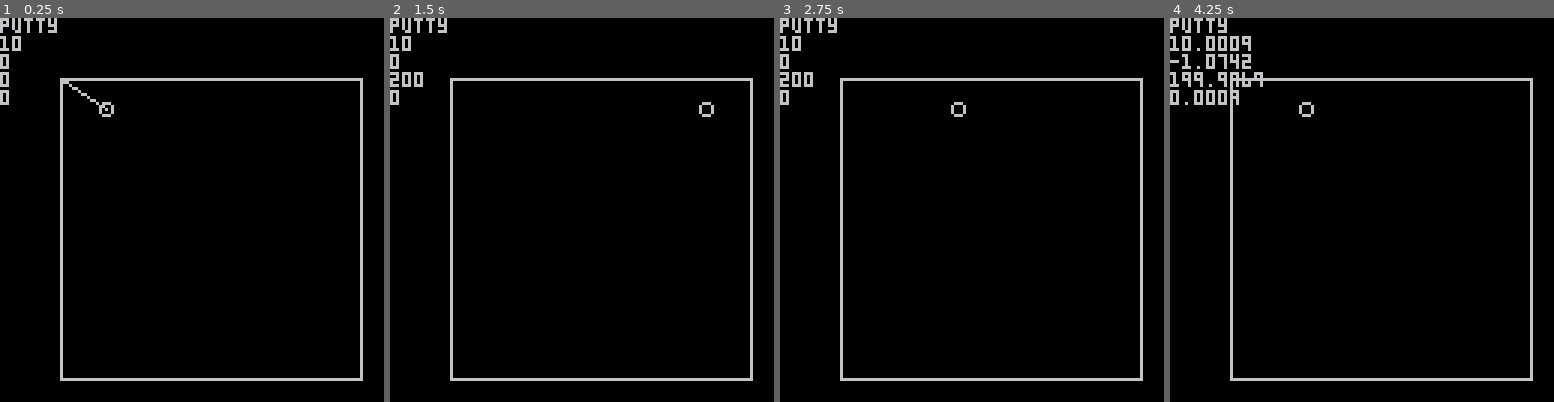
Above: before the commit, frames 1-4 (left to right).
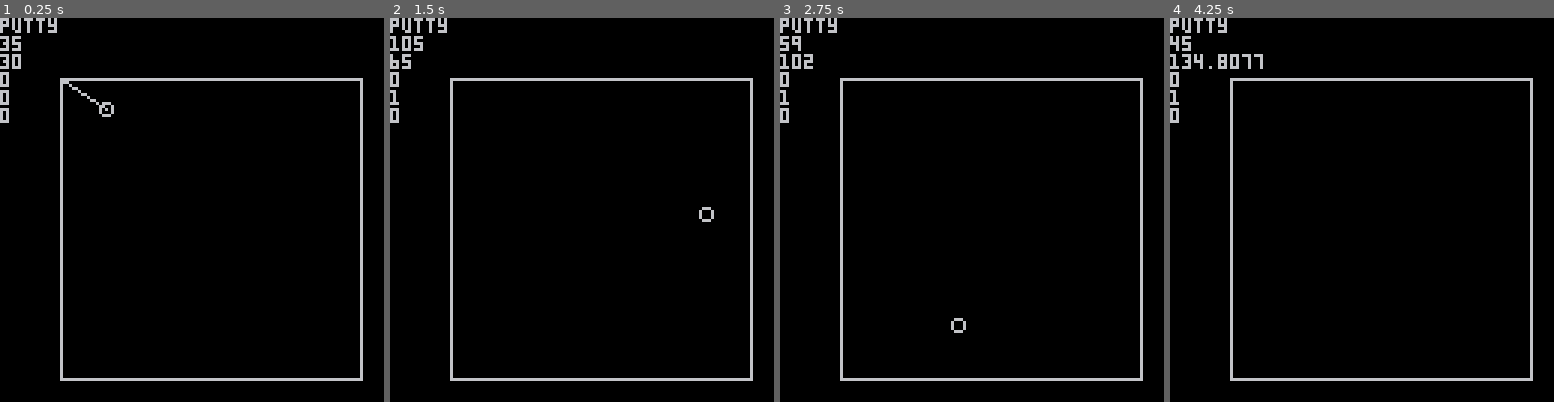
Above: after the commit, the same moments.

Repository: AdhirRamjiawan/pico8-putty
Game: PICO-8 cartridge putty.p8
Same seed, same stepped clock (60 frames per second), same inputs: the game is played once before the commit and once after it.
Inputs:
- Up to frame 1 (0.25 s): no input
- Up to frame 2 (1.5 s): tap X (X key) at 0.33, 1.07 s
- Up to frame 3 (2.75 s): hold Right 1.6-2.1 s; tap X (X key) at 1.85 s; hold Right from 2.47 s (still down)
- Up to frame 4 (4.25 s): tap X (X key) at 2.97, 4.08 s; release Right at 3.03 s; hold Left 3.08-3.58 s; hold Right from 4.02 s (still down)

The runs differ from the first frame. In frame 1, 0.2% of the frame differs, in the area x 0-6%, y 4-28%; in frame 2, 0.6%; in frame 3, 0.7%; in frame 4, 1.6%, in the area x 0-38%, y 4-28%.

Commit message:
getting closer to having the directional move working

Diff:
--- a/putty.p8
+++ b/putty.p8
@@ -41,18 +41,17 @@
 	end
 
 	if not ball.move and btn(⬅️) then
-		ball.a -= 0.025
-	elseif not ball.move and btn(➡️) then
-		ball.a += 0.025
+		ball.a -= 0.5
+	end
+
+	if not ball.move and btn(➡️) then
+		ball.a += 0.5
 	end
 
 	if ball.move then
---		ball.x += ball.s * ball.dx
---		ball.y += ball.s * ball.dy
 
 		ball.x += ball.s * ball.dx
 		ball.y += line_eq() * ball.dy
-
 
 		ball.tl += 1
 
@@ -67,15 +66,18 @@
 
  update_dir_point()
 
+	ball.a = 0
 end
 
 function _draw()
 	cls()
 	print("putty")
-	print(ball.r)
+	print(ball.x)
+	print(ball.y)
 	print(ball.fx)
 	print(ball.fy)
-	print(ball.a * (0.01745))
+	print(ball.a)
+
 	rect(mb.x, mb.y, mb.x2, mb.y2)
 
 	circ(ball.x, ball.y, ball.s)
@@ -100,16 +102,17 @@
 	end
 
 	if ball.y < mb.y and ball.dy < 0 then
-		ball.dy = 1
+		ball.dy = -1
 	end
 
 	if (ball.y + ball.s) > mb.y2 and
 	ball.dy > 0 then
-		ball.dy = -1
+		ball.dy = 1
 	end
 end
 
 function update_dir_point()
+
 	ball.r = 10 +(ball.a * 0.01745)
 
 	local x = ball.px - ball.x
@@ -123,10 +126,8 @@
 end
 
 function calc_final_point()
-	-- 200 is just a value
-	-- greater than the bounds
-	ball.fx = 200 * sin(ball.r)
-	ball.fy = 200 * cos(ball.r)
+	ball.fx = ball.dx * sin(ball.r)
+	ball.fy = ball.dy * cos(ball.r)
 end
 
 function line_eq()
@@ -135,9 +136,10 @@
 	local x2 = ball.fx
 	local y2 = ball.fy
 	local m = (y2-y)/(x2-x)
-	local c = -1*(m * x)
-	return (m*x) + c
+--	local c = -1 * (m * x)
+	return (m*x2) + y2
 end
+
 __gfx__
 00000000000000000000000000000000000000000000000000000000000000000000000000000000000000000000000000000000000000000000000000000000
 00000000000000000000000000000000000000000000000000000000000000000000000000000000000000000000000000000000000000000000000000000000
